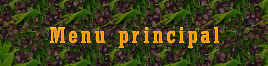
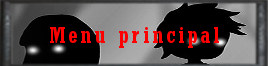
Layer changes from the first 268x66 image to the second:
added layer "Capa pegada #1" above "..." over left=0, top=0, right=268, bottom=66
painted on "..." over left=50, top=27, right=219, bottom=48
removed layer "Fondo" over left=0, top=0, right=268, bottom=66
added layer "Capa pegada" over left=0, top=0, right=268, bottom=66
